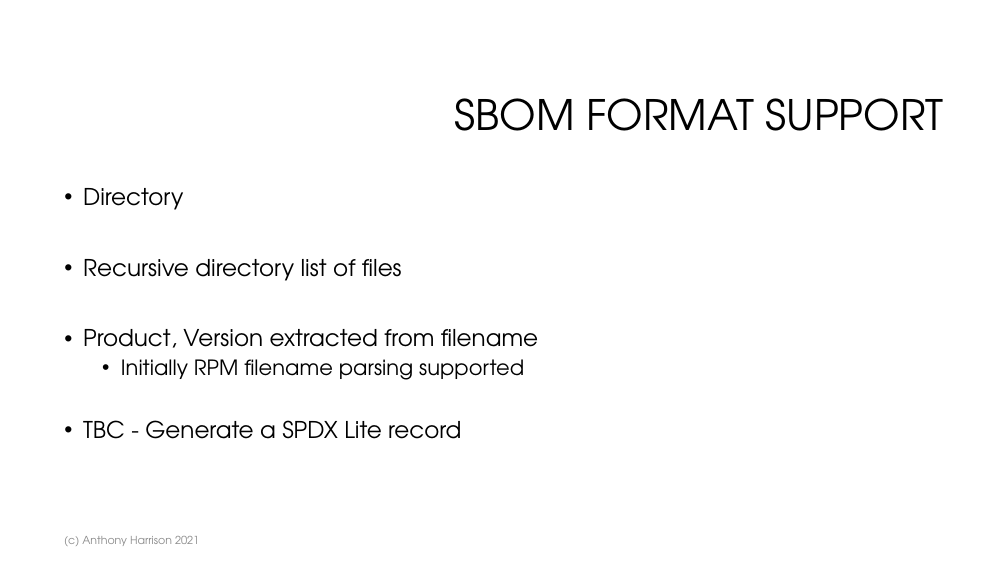
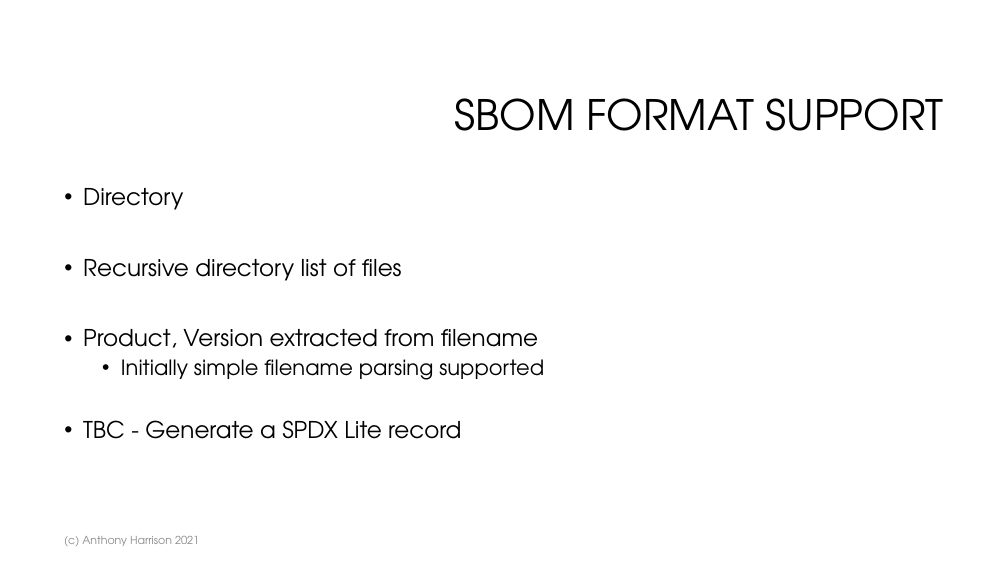
Before and after one commit to anthonyharrison/sbom-manager, a slide deck: slide 13 of doc/Managing SBOMs.pptx. Drawn at 1008x567 pixels with LibreOffice and Linux fonts; fonts in the diff are those of the drawing; background and template pictures are left out. Boxes give left, top, right and bottom in pixels: in the first picture for what was removed or moved away, otherwise in the second. Text is boxed around its words. In the diff, an @@ line names an element or a change of style, - is before the commit and + after.

```diff
--- a/doc/Managing SBOMs.pptx
+++ b/doc/Managing SBOMs.pptx
@@ text at bbox=[121, 359, 544, 380]: text changed @@
-  • Initially RPM filename parsing supported
+  • Initially simple filename parsing supported
```
Also in this commit, not shown: 6 other slides changed, 4 other files.
